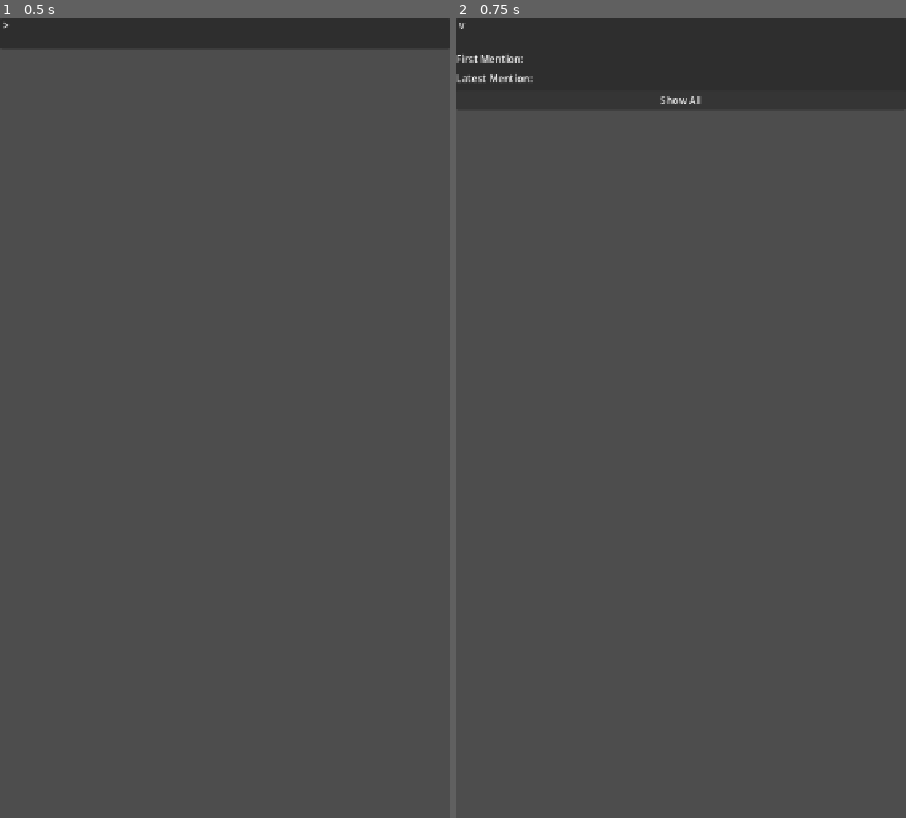
Above: before the commit, frames 1-2 (left to right).
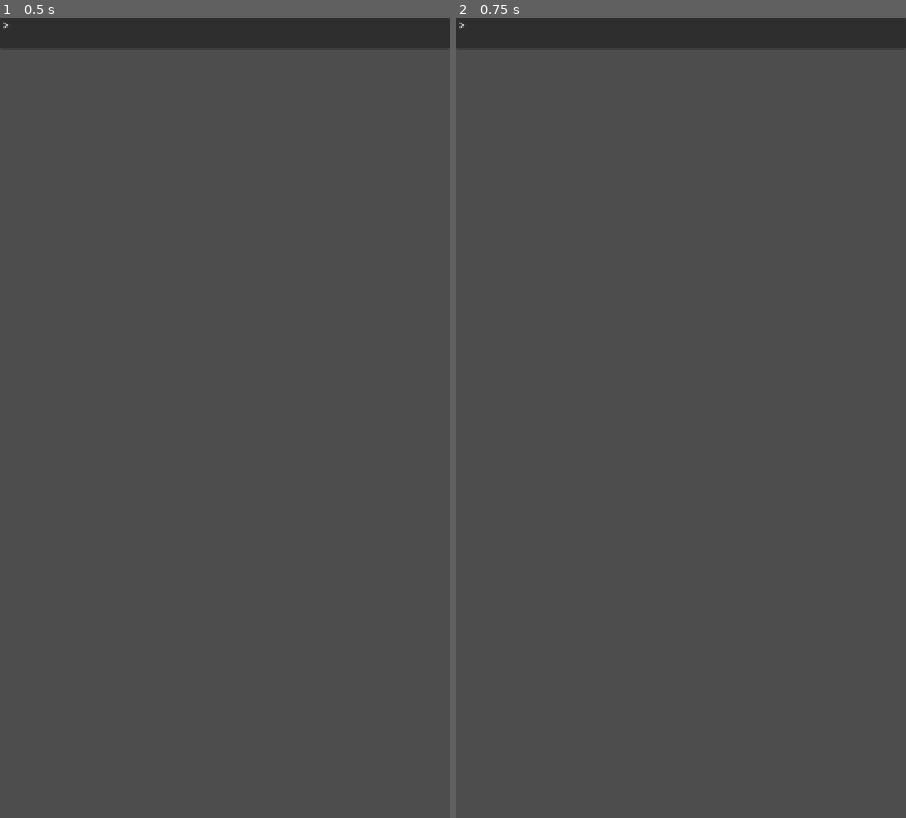
Above: after the commit, the same moments.

Repository: david-w-dev/tome-of-remembering
Game: Godot game, scene res://scenes/glossary_entry_card.tscn
Same seed, same stepped clock (60 frames per second), same inputs: the game is played once before the commit and once after it. This scene is started directly instead of the project's main scene.
Inputs (mouse positions are in pixels of both pictures, inside the frame that each line leads up to):
- Up to frame 1 (0.5 s): no input
- Up to frame 2 (0.75 s): tap Enter at 0.5 s; drag from (681, 34) to (726, 242) at 0.52 s

Frame 1 is identical in both runs. In frame 2, 5.2% of the frame differs, in the area x 0-100%, y 0-11%.

Commit message:
Android now matches desktop preview in function.

Diff:
--- a/scenes/glossary_entry_card.tscn
+++ b/scenes/glossary_entry_card.tscn
@@ -20,6 +20,7 @@
 
 [node name="HeaderRow" type="HBoxContainer" parent="MarginContainer/VBoxContainer" unique_id=735924626]
 layout_mode = 2
+mouse_filter = 0
 
 [node name="Label_ReferenceName" type="Label" parent="MarginContainer/VBoxContainer/HeaderRow" unique_id=1187879400]
 layout_mode = 2
--- a/scripts/glossary_entry_card.gd
+++ b/scripts/glossary_entry_card.gd
@@ -12,6 +12,7 @@
 @onready var latest_title_label: Label = $MarginContainer/VBoxContainer/ExpandedContent/Label_LatestTitle
 @onready var latest_note_container: VBoxContainer = $MarginContainer/VBoxContainer/ExpandedContent/LatestNoteContainer
 @onready var show_all_button: Button = $MarginContainer/VBoxContainer/ExpandedContent/Button_ShowAll
+@onready var header_row: HBoxContainer = $MarginContainer/VBoxContainer/HeaderRow
 
 @export var note_card_scene: PackedScene
 
@@ -23,14 +24,20 @@
 
 
 func _ready() -> void:
-	mouse_filter = Control.MOUSE_FILTER_STOP
+	mouse_filter = Control.MOUSE_FILTER_IGNORE
+
+	header_row.mouse_filter = Control.MOUSE_FILTER_STOP
+	reference_name_label.mouse_filter = Control.MOUSE_FILTER_IGNORE
+	arrow_label.mouse_filter = Control.MOUSE_FILTER_IGNORE
+
 	expanded_content.visible = false
+
+	header_row.gui_input.connect(_on_header_row_gui_input)
 
 	show_all_button.pressed.connect(_on_show_all_pressed)
 	show_all_button.mouse_filter = Control.MOUSE_FILTER_STOP
 
 	_update_arrow()
-
 
 func setup(new_reference_data: Dictionary) -> void:
 	reference_data = new_reference_data
@@ -49,7 +56,7 @@
 	_refresh_expanded_content()
 
 
-func _gui_input(event: InputEvent) -> void:
+func _on_header_row_gui_input(event: InputEvent) -> void:
 	if event is InputEventScreenTouch:
 		if event.pressed:
 			toggle_expanded()
@@ -57,7 +64,6 @@
 	elif event is InputEventMouseButton:
 		if event.button_index == MOUSE_BUTTON_LEFT and event.pressed:
 			toggle_expanded()
-
 
 func toggle_expanded() -> void:
 	is_expanded = not is_expanded
Not shown, changed: _notes/dev-notes.md
Not shown, changed: exports/Tome of Remembering.apk
Not shown, changed: exports/Tome of Remembering.apk.idsig
